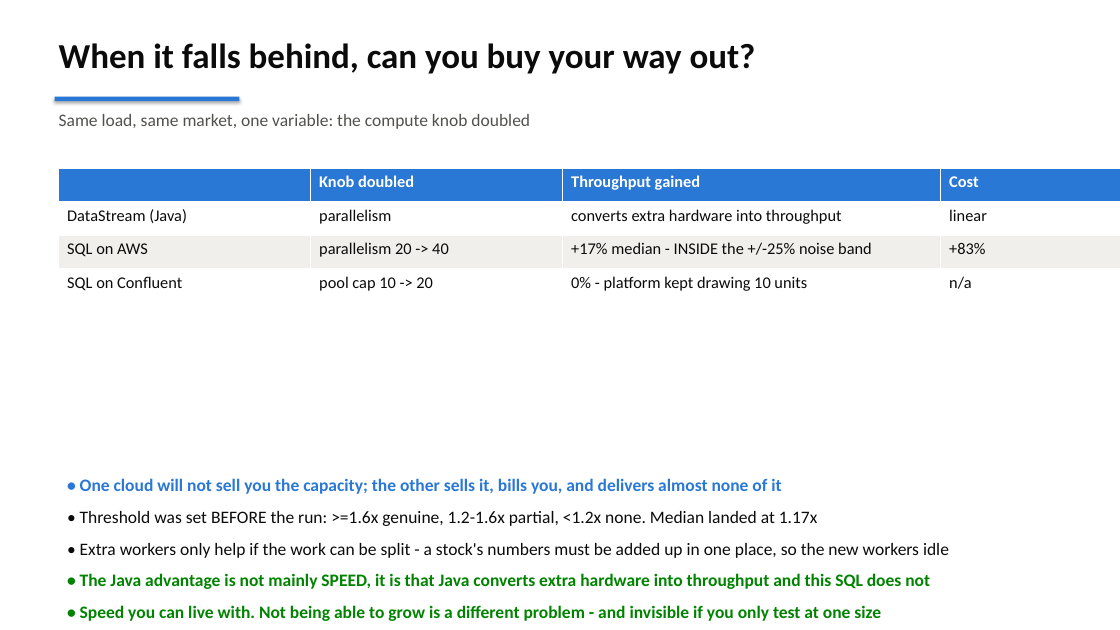
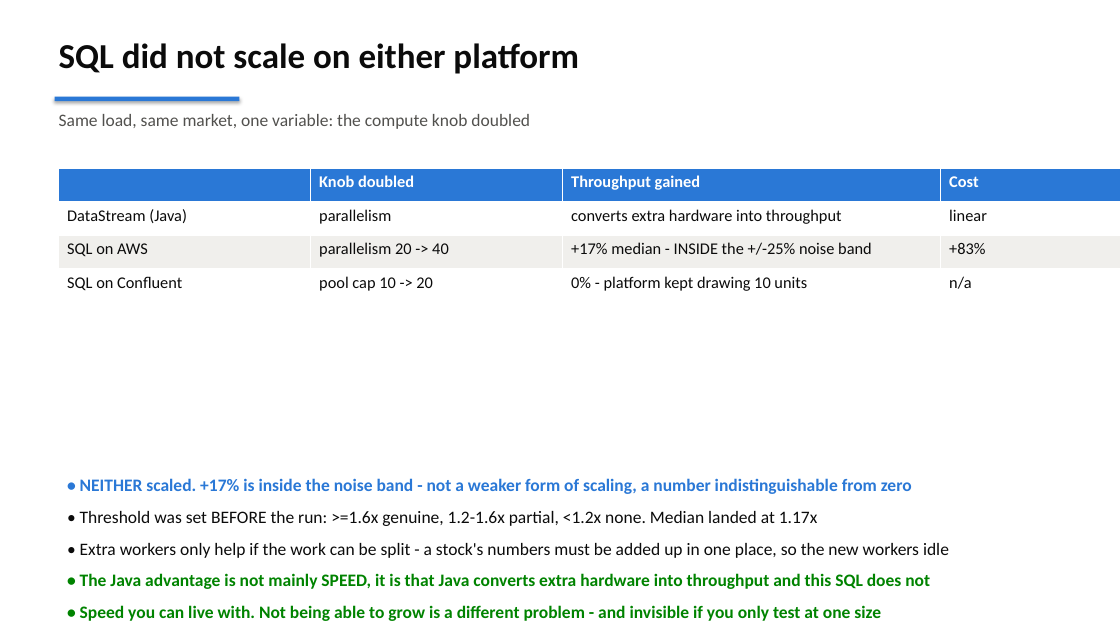
Before and after one commit to jimzucker/flink-fable5, a slide deck: slide 13 of docs/flink-demo-exec-briefing.pptx. Drawn at 1120x630 pixels with LibreOffice and Linux fonts; fonts in the diff are those of the drawing. Boxes give left, top, right and bottom in pixels: in the first picture for what was removed or moved away, otherwise in the second. Text is boxed around its words. In the diff, an @@ line names an element or a change of style, - is before the commit and + after.

```diff
--- a/docs/flink-demo-exec-briefing.pptx
+++ b/docs/flink-demo-exec-briefing.pptx
@@ text at (59, 43, 579, 74): text changed @@
-When it falls behind, can you buy your way out?
+SQL did not scale on either platform
@@ text at (80, 478, 912, 494): text changed @@
-• One cloud will not sell you the capacity; the other sells it, bills you, and delivers almost none of it
+• NEITHER scaled. +17% is inside the noise band - not a weaker form of scaling, a number indistinguishable from zero
```
Also in this commit, not shown: 4 other files.
